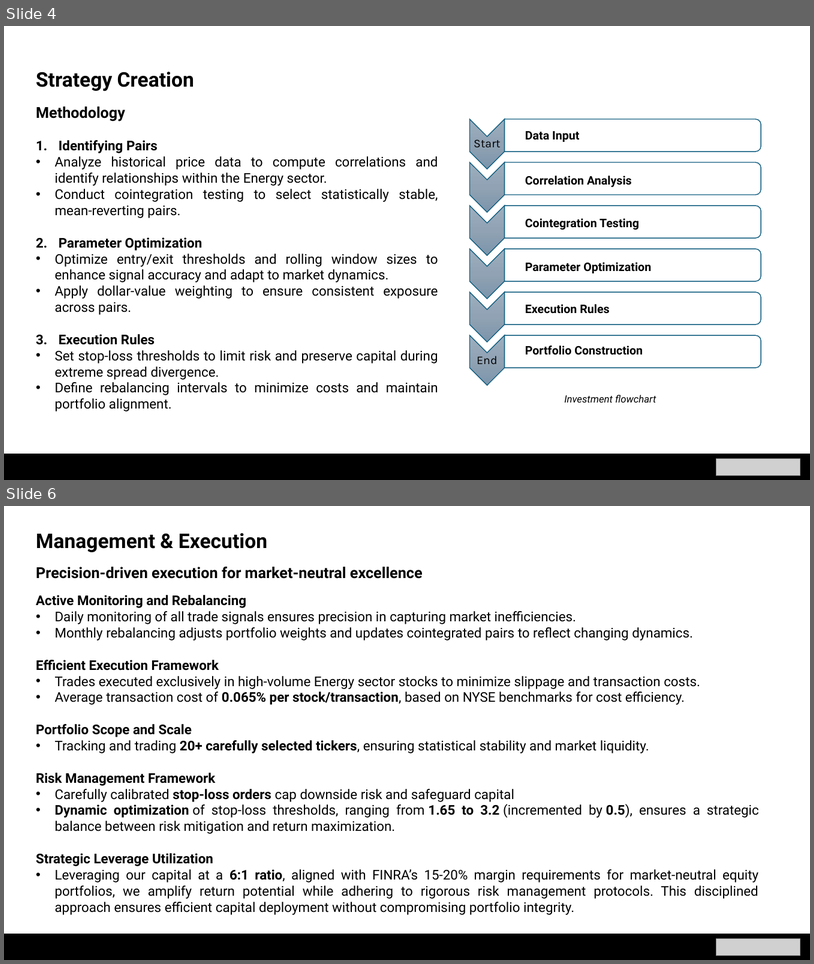
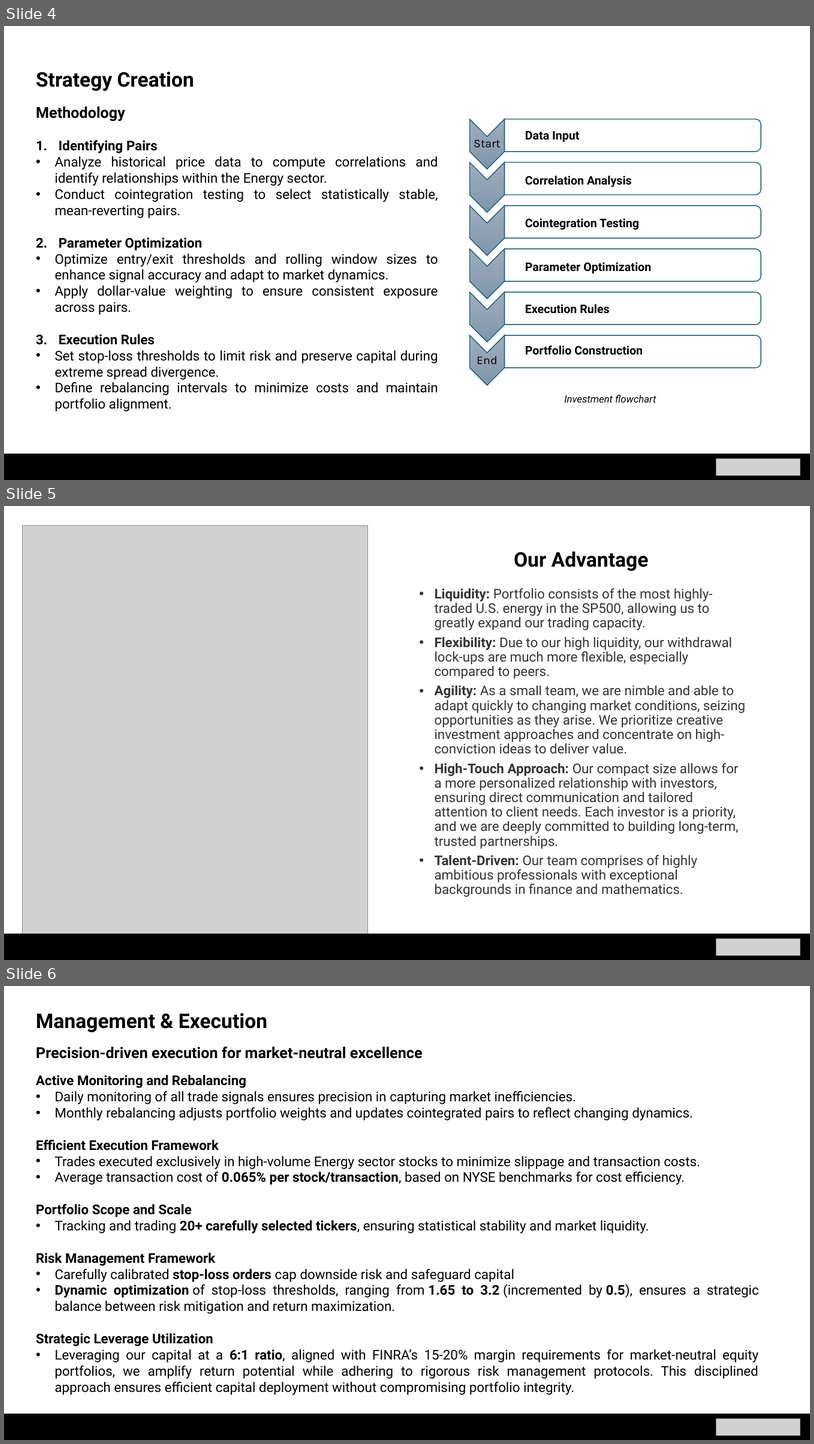
Before and after one commit to nicklewis-16/applied_algo_final, a slide deck: project_presentation.pptx. Shown one above the other, each under a label of ours: slides 4 and 6 before the commit, slides 4, 5 and 6 after it; the slides between them are not shown. The pictures are 814x964 and 814x1444 pixels, drawn with LibreOffice and Linux fonts; fonts in the diff are those of the drawing; grey boxes stand for pictures. Boxes give left, top, right and bottom in pixels: in the first picture for what was removed or moved away, otherwise in the second. Text is boxed around its words. In the diff, an @@ line names an element or a change of style, - is before the commit and + after.

Commit message:
Added advantage slide

```diff
--- a/project_presentation.pptx
+++ b/project_presentation.pptx
@@ slide 5 added at bbox=[4, 506, 810, 960], background #FFFFFF @@
@@ picture added at bbox=[23, 526, 368, 940] @@
@@ text added at bbox=[514, 551, 649, 571], 24 pt, text #000000, bold @@
+Our Advantage
@@ text added at bbox=[435, 588, 746, 897], 16 pt, text #000000 at 80% opacity @@
+• Liquidity: Portfolio consists of the most highly-traded U.S. energy in the SP500, allowing us to greatly expand our trading capacity.
+• Flexibility: Due to our high liquidity, our withdrawal lock-ups are much more flexible, especially compared to peers.
+• Agility: As a small team, we are nimble and able to adapt quickly to changing market conditions, seizing opportunities as they arise. We prioritize creative investment approaches and concentrate on high-conviction ideas to deliver value.
+• High-Touch Approach: Our compact size allows for a more personalized relationship with investors, ensuring direct communication and tailored attention to client needs. Each investor is a priority, and we are deeply committed to building long-term, trusted partnerships.
+• Talent-Driven: Our team comprises of highly ambitious professionals with exceptional backgrounds in finance and mathematics.
@@ rectangle added at bbox=[4, 934, 810, 960], fill #000000, outline #000000 1.5 pt @@
@@ picture added at bbox=[717, 939, 801, 955] @@
```
Also in this commit, not shown: 1 slide removed.
